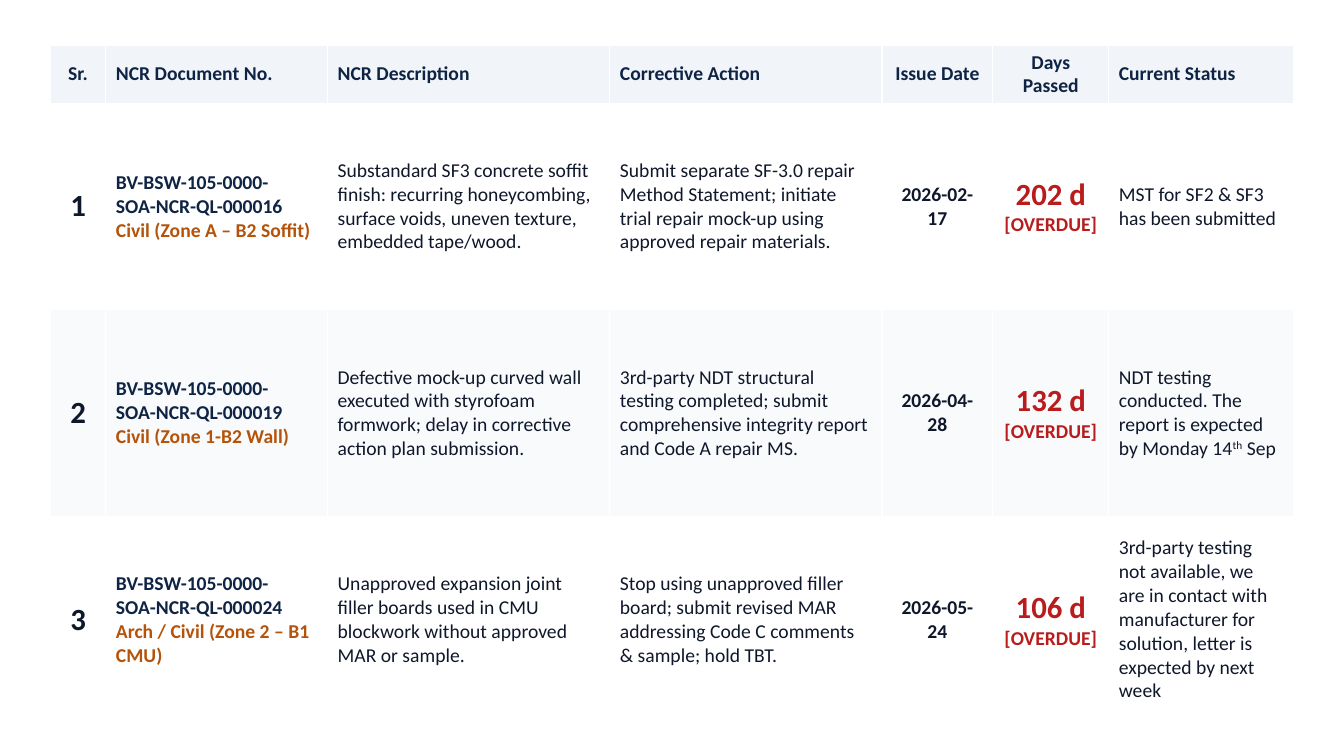
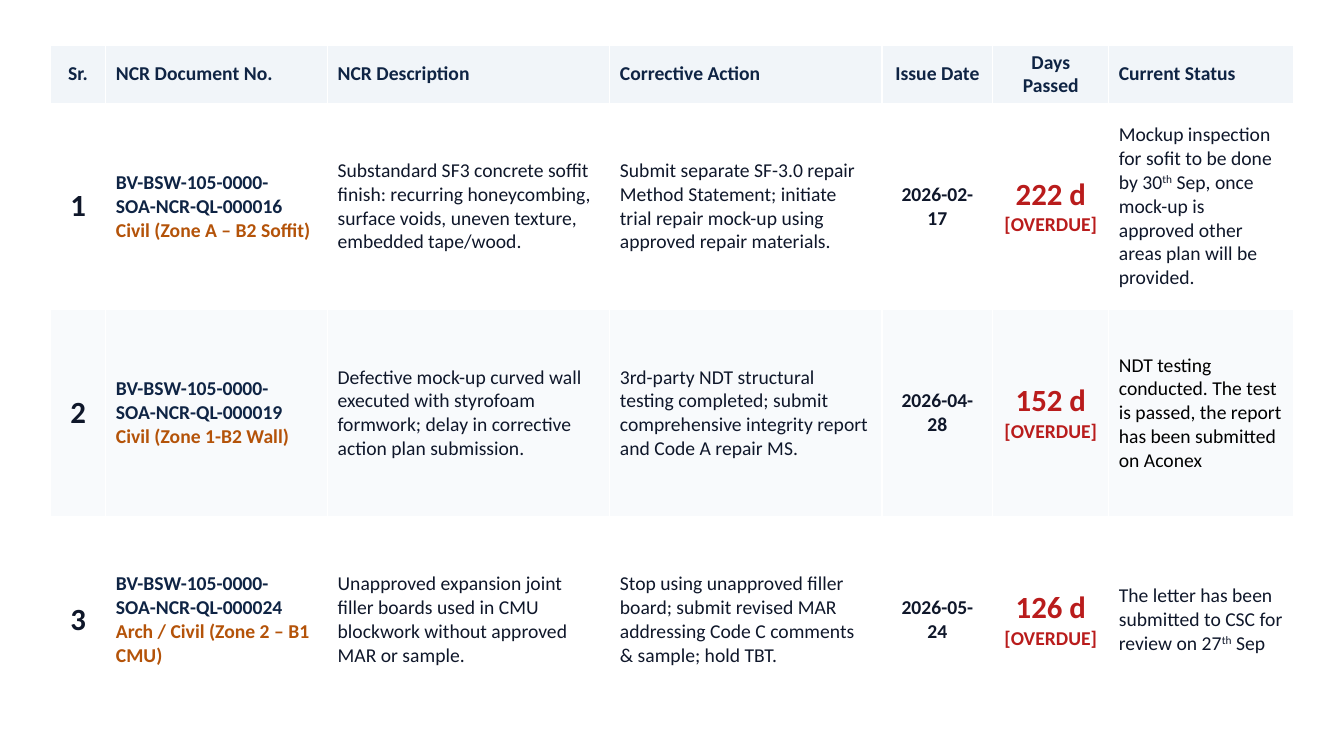
Before and after one commit to ECM895/QC-Dashboard, a slide deck: slide 1 of auto_logs/Open NCRs (updated).pptx. Drawn at 1344x756 pixels with LibreOffice and Linux fonts; fonts in the diff are those of the drawing. Boxes give left, top, right and bottom in pixels: in the first picture for what was removed or moved away, otherwise in the second. Text is boxed around its words. In the diff, an @@ line names an element or a change of style, - is before the commit and + after.

```diff
--- a/auto_logs/Open NCRs (updated).pptx
+++ b/auto_logs/Open NCRs (updated).pptx
@@ table at bbox=[50, 45, 1294, 723] @@
-row 2, column 6: 202 d / [OVERDUE]
+row 2, column 6: 222 d / [OVERDUE]
-row 2, column 7: MST for SF2 & SF3 has been submitted
+row 2, column 7: Mockup inspection for sofit to be done by 30th Sep, once mock-up is approved other areas plan will be provided.
-row 3, column 6: 132 d / [OVERDUE]
+row 3, column 6: 152 d / [OVERDUE]
-row 3, column 7: NDT testing conducted. The report is expected by Monday 14th Sep
+row 3, column 7: NDT testing conducted. The test is passed, the report has been submitted on Aconex
-row 4, column 6: 106 d / [OVERDUE]
+row 4, column 6: 126 d / [OVERDUE]
-row 4, column 7: 3rd-party testing not available, we are in contact with manufacturer for solution, letter is expected by next week
+row 4, column 7: The letter has been submitted to CSC for review on 27th Sep
```
Also in this commit, not shown: 6 other slides changed, 1 slide added, 1 slide removed, 3 other files.
